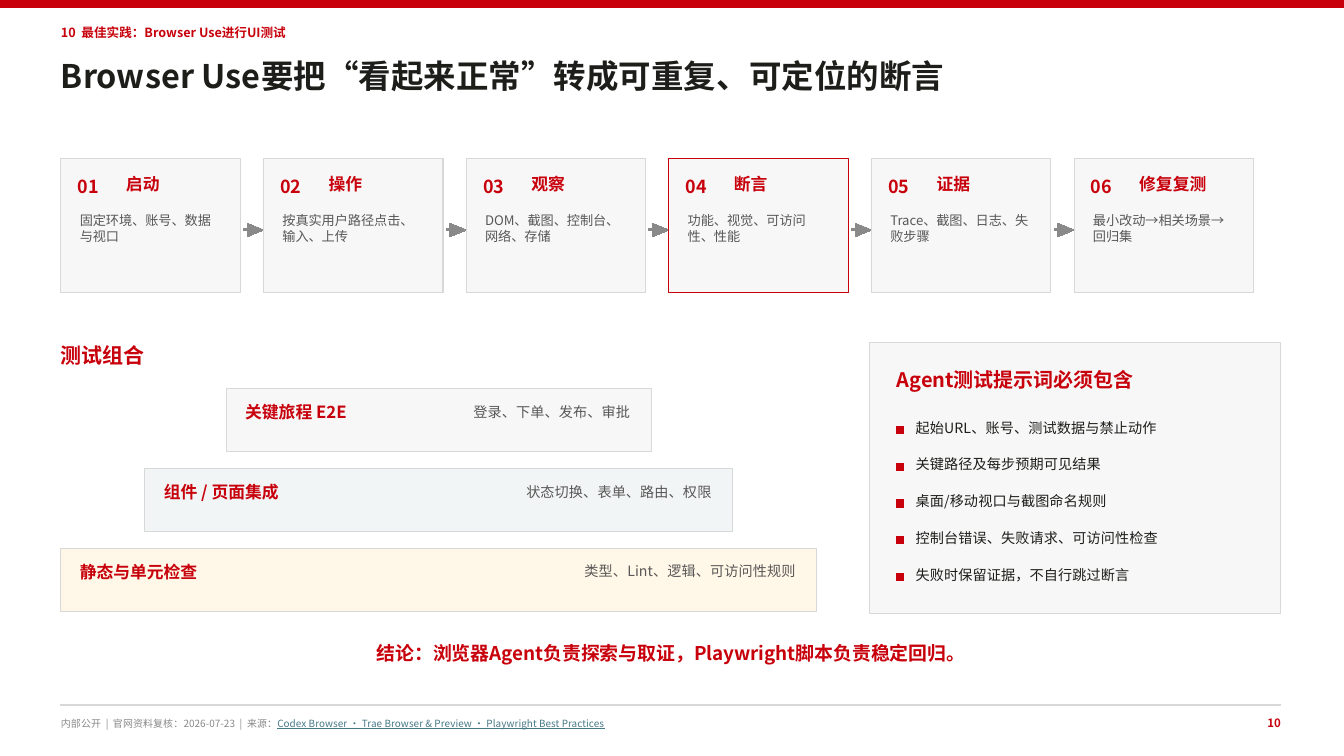
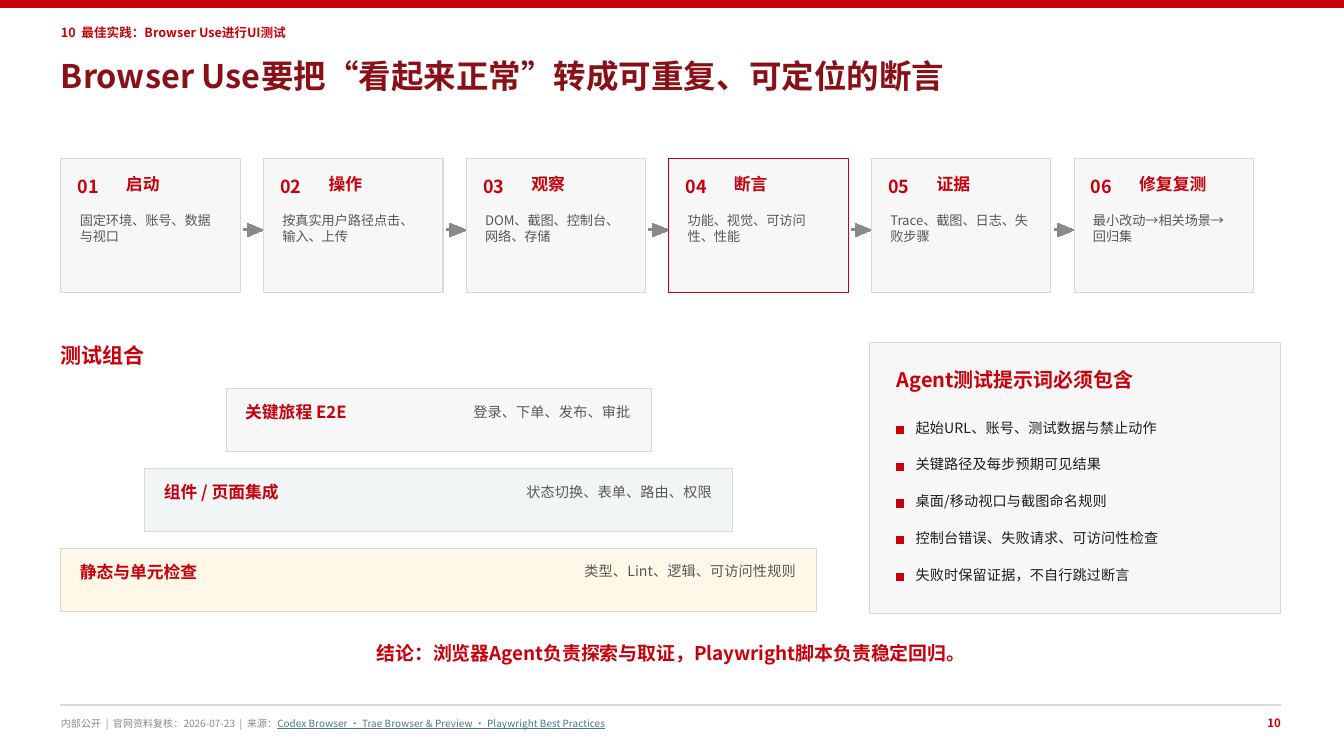
Before and after one commit to peter-liu1997/ai-solution-reports, a slide deck: slide 11 of AI-Coding-工具能力赋能-16页华为企业方案风格版.pptx. Drawn at 1344x756 pixels with LibreOffice and Linux fonts; fonts in the diff are those of the drawing. Boxes give left, top, right and bottom in pixels: in the first picture for what was removed or moved away, otherwise in the second. Text is boxed around its words. In the diff, an @@ line names an element or a change of style, - is before the commit and + after.

```diff
--- a/AI-Coding-工具能力赋能-16页华为企业方案风格版.pptx
+++ b/AI-Coding-工具能力赋能-16页华为企业方案风格版.pptx
@@ text "Browser Use要把“看起来正常”转成可重复、可定位的断言" at (61, 60, 945, 91): text colour #1D1D1A to #8A0F17 @@
```
Also in this commit, not shown: 15 other slides changed.
